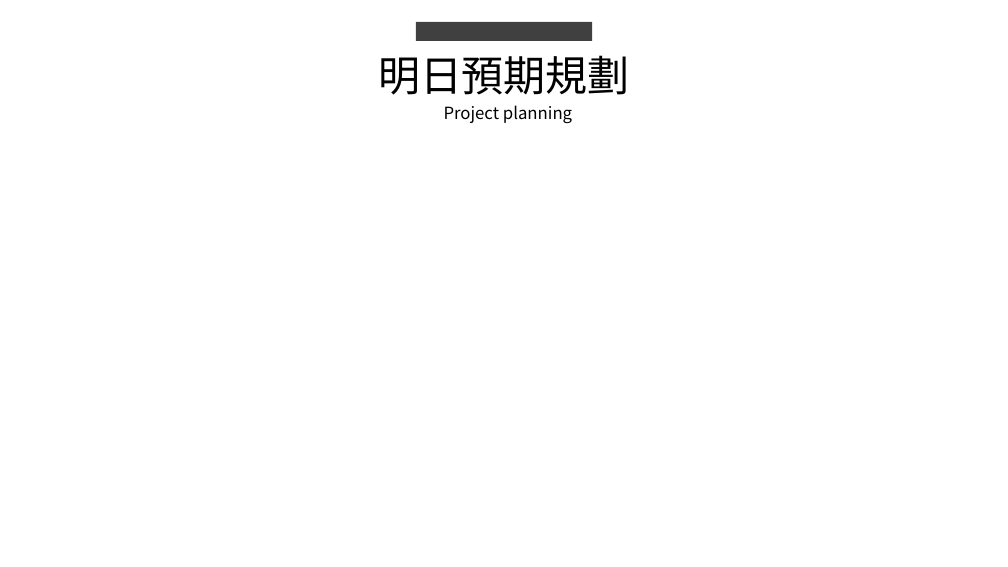
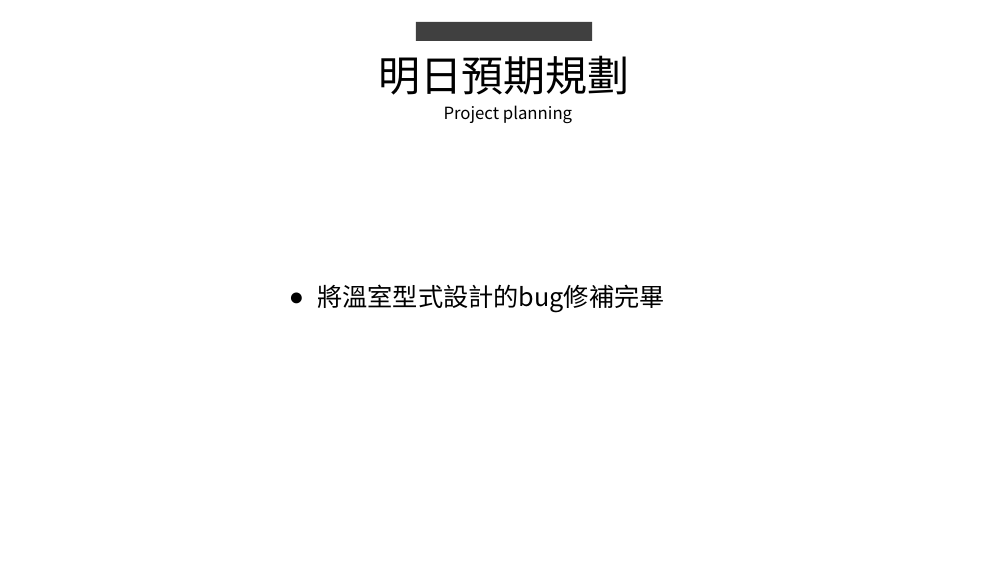
Before and after one commit to king637324/KnowledgeGreenhouseSystem, a slide deck: slide 5 of 工作日報_葉柏漢/2021.09/2021.09.03(加班)~2021.09.06工作日報_葉柏漢.pptx (slide 4 before the commit). Drawn at 1008x567 pixels with LibreOffice and Linux fonts; fonts in the diff are those of the drawing. Boxes give left, top, right and bottom in pixels: in the first picture for what was removed or moved away, otherwise in the second. Text is boxed around its words. In the diff, an @@ line names an element or a change of style, - is before the commit and + after.

```diff
--- a/工作日報_葉柏漢/2021.09/2021.09.03(加班)~2021.09.06工作日報_葉柏漢.pptx
+++ b/工作日報_葉柏漢/2021.09/2021.09.03(加班)~2021.09.06工作日報_葉柏漢.pptx
@@ text added at (317,284,664,313), 24 pt, text #000000 @@
+● 將溫室型式設計的bug修補完畢
```
Also in this commit, not shown: 1 slide added, 3 other files.
